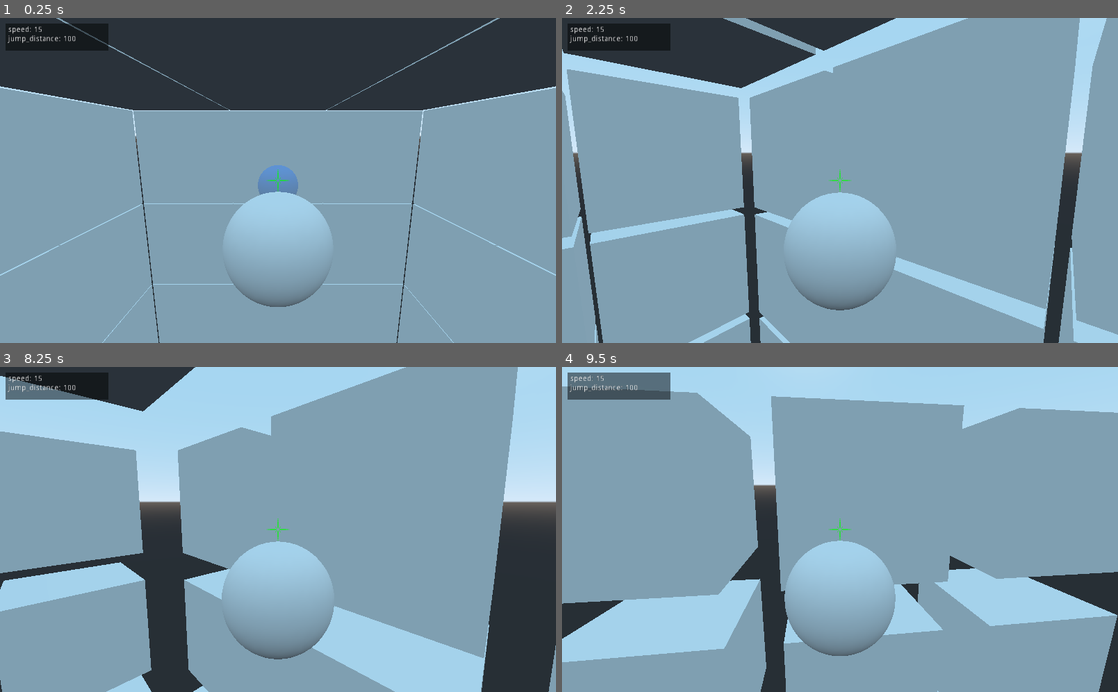
Above: before the commit, frames 1-4 (two rows, left to right).
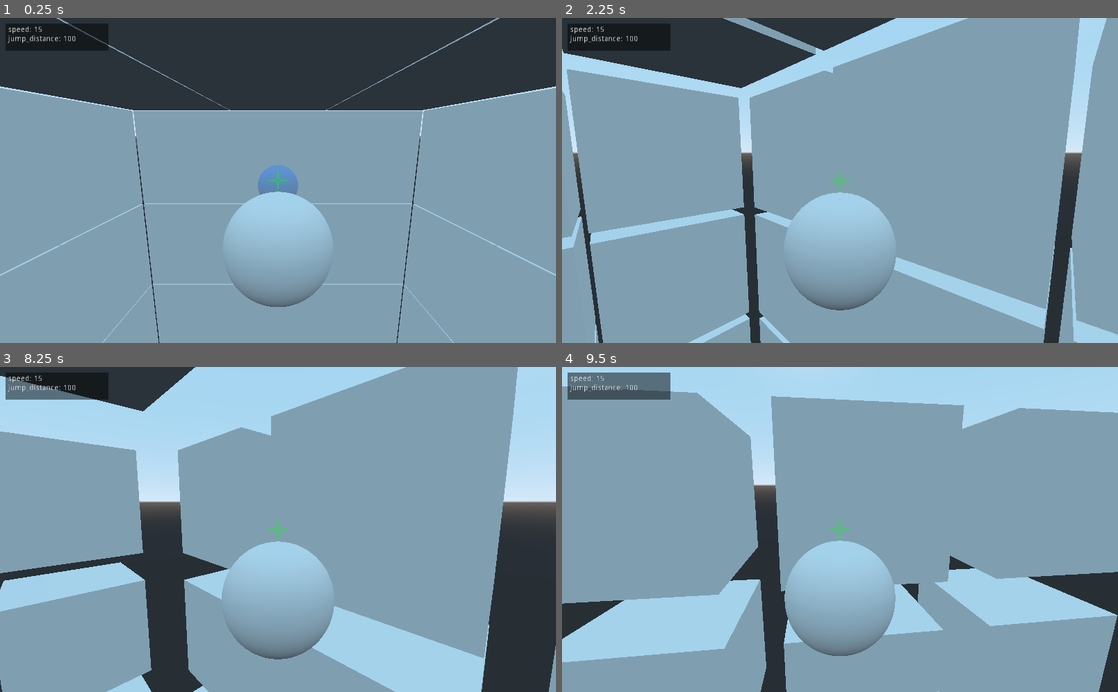
Above: after the commit, the same moments.

Repository: winston-yallow/leaps_and_bounds
Game: Godot game, scene res://levels/00_TestLevel.tscn
The game is run twice, just before and just after one commit, with the same random seed, the same clock (stepped at 60 frames per second) and the same inputs.
Inputs (mouse positions are in pixels of both pictures, inside the frame that each line leads up to):
- Up to frame 1 (0.25 s): no input
- Up to frame 2 (2.25 s): move the mouse to (834, 187) at 0.52 s; press the mouse at (834, 187) at 0.53 s; move the mouse to (878, 183) at 1.27 s; release the mouse at (878, 183) at 1.28 s; click (878, 183) at 1.35 s; move the mouse to (795, 177) at 2.02 s; press the mouse at (795, 177) at 2.03 s
- Up to frame 3 (8.25 s): move the mouse to (283, 529) at 2.77 s; release the mouse at (283, 529) at 2.78 s; click (283, 529) at 2.85 s; move the mouse to (255, 523) at 3.52 s; press the mouse at (255, 523) at 3.53 s; move the mouse to (305, 529) at 4.27 s; release the mouse at (305, 529) at 4.28 s; click (305, 529) at 4.35 s; move the mouse to (250, 529) at 5.02 s; press the mouse at (250, 529) at 5.03 s; move the mouse to (289, 523) at 5.77 s; release the mouse at (289, 523) at 5.78 s; click (289, 523) at 5.85 s; move the mouse to (272, 536) at 6.52 s; press the mouse at (272, 536) at 6.53 s; move the mouse to (316, 532) at 7.27 s; release the mouse at (316, 532) at 7.28 s; click (316, 532) at 7.35 s; move the mouse to (233, 526) at 8.02 s; press the mouse at (233, 526) at 8.03 s
- Up to frame 4 (9.5 s): move the mouse to (845, 529) at 8.77 s; release the mouse at (845, 529) at 8.78 s; click (845, 529) at 8.85 s

The runs differ from the first frame. In frame 1, less than 0.1% of the frame differs, in the area x 1-75%, y 21-98%; in frame 2, less than 0.1%, in the area x 0-92%, y 19-100%; in frame 3, less than 0.1%; in frame 4, less than 0.1%.

Commit message:
Add powerup to base scene

Diff:
--- a/game/levels/00_TestLevel.tscn
+++ b/game/levels/00_TestLevel.tscn
@@ -1,12 +1,22 @@
-[gd_scene load_steps=3 format=2]
+[gd_scene load_steps=5 format=2]
 
 [ext_resource path="res://floating_objects/FloatingCube.tscn" type="PackedScene" id=1]
 [ext_resource path="res://player/Player.tscn" type="PackedScene" id=2]
+[ext_resource path="res://powerups/Powerup.gd" type="Script" id=3]
+
+[sub_resource type="SphereShape" id=1]
+radius = 2.0
 
 [node name="00_TestLevel" type="Spatial"]
 
 [node name="Player" parent="." instance=ExtResource( 2 )]
 transform = Transform( 1, 0, 0, 0, 1, 0, 0, 0, 1, 0, 1.5, 0 )
+
+[node name="Powerup" type="Area" parent="."]
+script = ExtResource( 3 )
+
+[node name="CollisionShape" type="CollisionShape" parent="Powerup"]
+shape = SubResource( 1 )
 
 [node name="Cubes" type="Spatial" parent="."]
 
